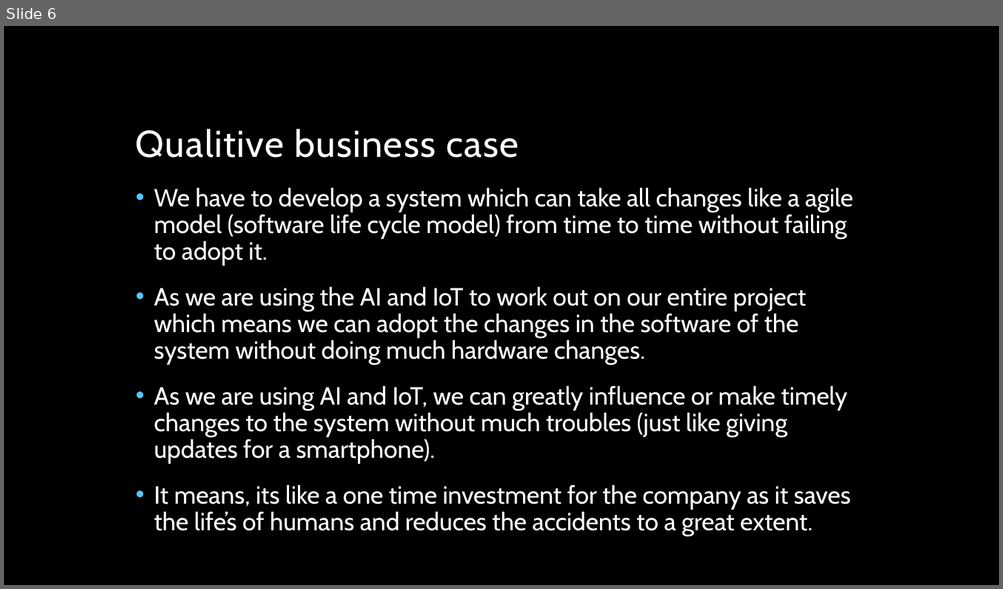
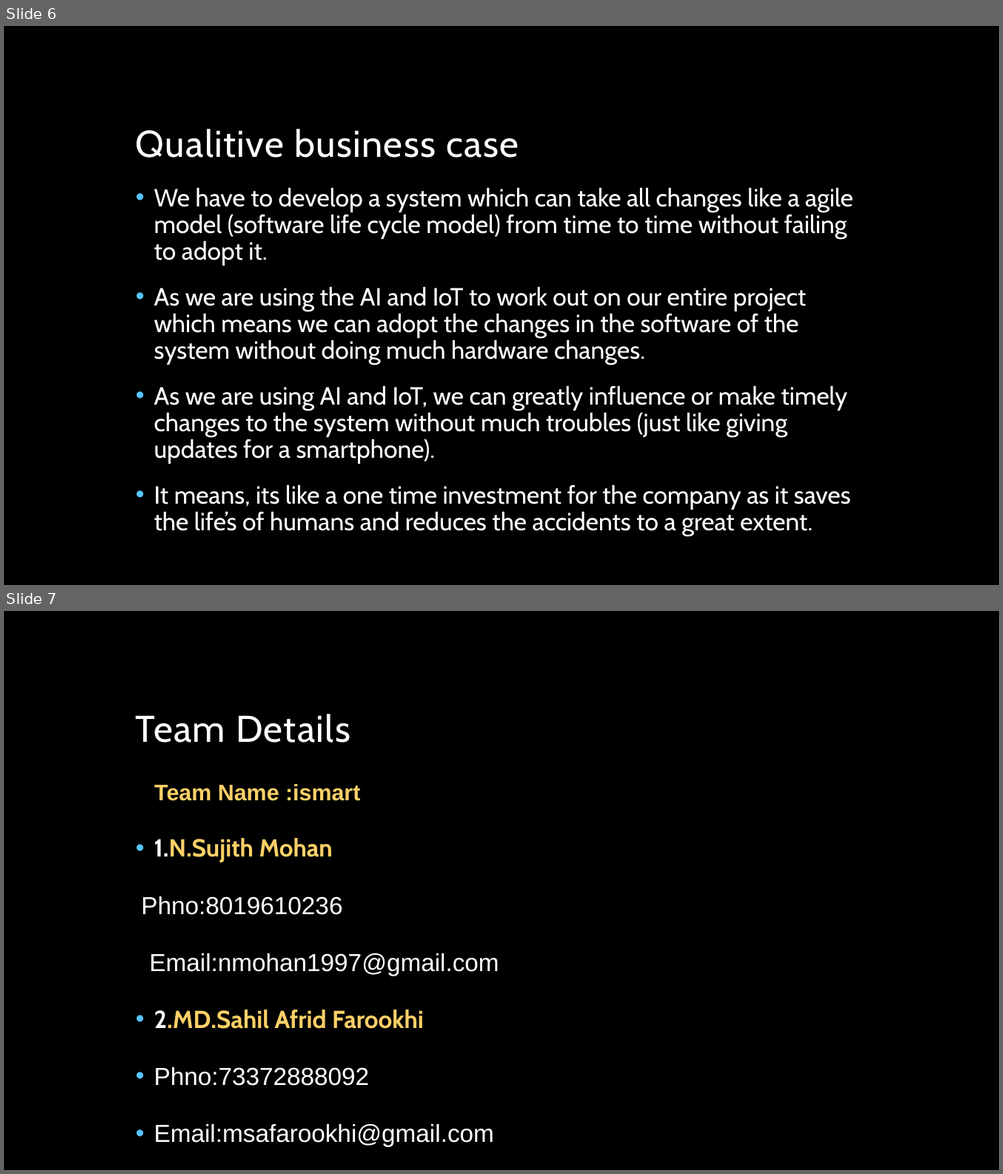
Before and after one commit to msaf9/IOT, a slide deck: IOT.pptx. Shown one above the other, each under a label of ours: slide 6 before the commit, slides 6 and 7 after it. The pictures are 1003x589 and 1003x1174 pixels, drawn with LibreOffice and Linux fonts; fonts in the diff are those of the drawing; background and template pictures are left out. Boxes give left, top, right and bottom in pixels: in the first picture for what was removed or moved away, otherwise in the second. Text is boxed around its words. In the diff, an @@ line names an element or a change of style, - is before the commit and + after.

```diff
--- a/IOT.pptx
+++ b/IOT.pptx
@@ slide 7 added at [4, 611, 999, 1170], background picture (left out) @@
@@ title added at [136, 714, 350, 743], 36 pt, text #FFFFFF @@
+Team Details
@@ text added at [141, 784, 498, 1147], 23.8 pt, text #FFFFFF @@
+Team Name :ismart
+• 1.N.Sujith Mohan
+Phno:8019610236
+Email:nmohan1997@gmail.com
+• 2.MD.Sahil Afrid Farookhi
+• Phno:73372888092
+• Email:msafarookhi@gmail.com
```
